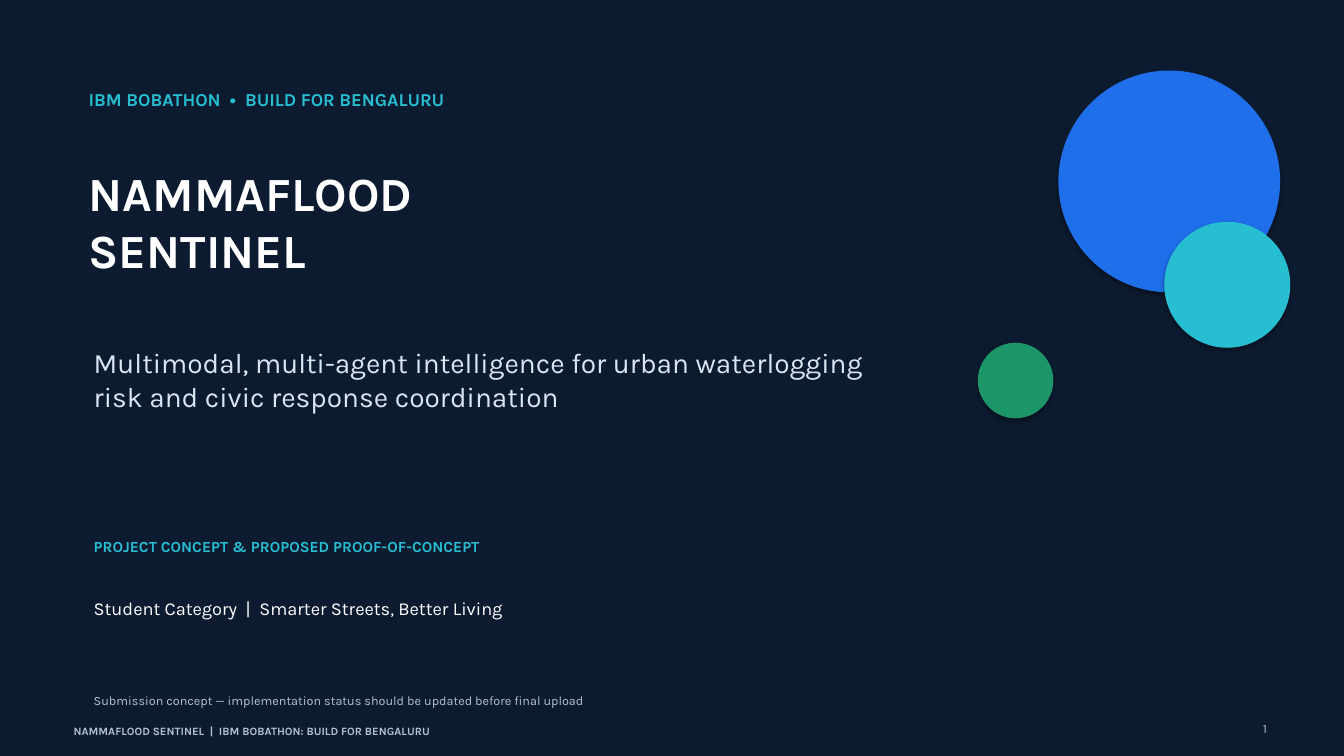
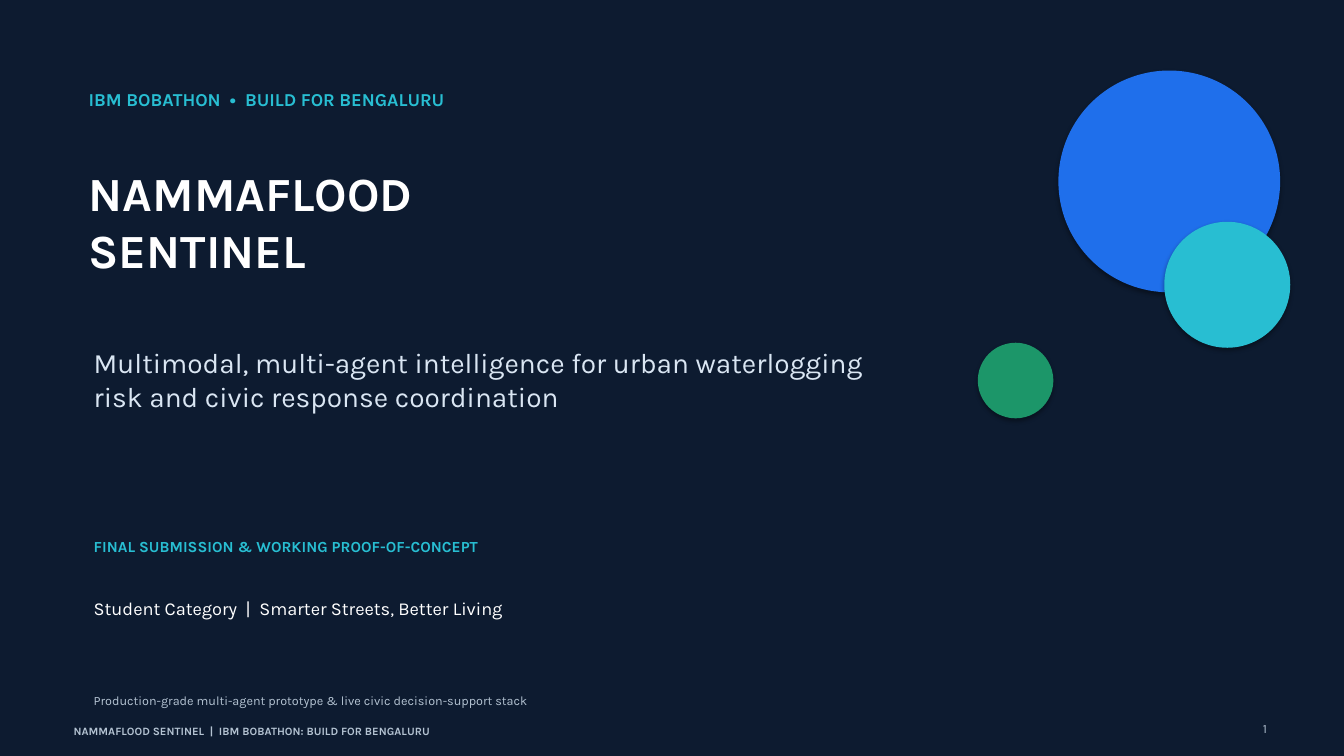
Before and after one commit to vasudev1876961/NammaFlood-Sentinel, a slide deck: slide 1 of artifacts/demo/NammaFlood_Sentinel_IBM_Bobathon_Submission.pptx. Drawn at 1344x756 pixels with LibreOffice and Linux fonts; fonts in the diff are those of the drawing. Boxes give left, top, right and bottom in pixels: in the first picture for what was removed or moved away, otherwise in the second. Text is boxed around its words. In the diff, an @@ line names an element or a change of style, - is before the commit and + after.

Commit message:
docs: sync finalized presentation deck to artifacts/demo

```diff
--- a/artifacts/demo/NammaFlood_Sentinel_IBM_Bobathon_Submission.pptx
+++ b/artifacts/demo/NammaFlood_Sentinel_IBM_Bobathon_Submission.pptx
@@ text at bbox=[94, 542, 478, 552]: text changed @@
-PROJECT CONCEPT & PROPOSED PROOF-OF-CONCEPT
+FINAL SUBMISSION & WORKING PROOF-OF-CONCEPT
@@ text at bbox=[94, 696, 527, 708]: text changed @@
-Submission concept — implementation status should be updated before final upload
+Production-grade multi-agent prototype & live civic decision-support stack
```
Also in this commit, not shown: 12 other slides changed.
